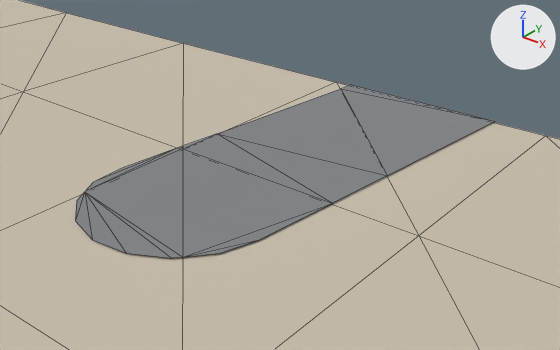
Two versions of the glTF model godot/shahar/bolak_15_-4.glb, one commit apart.
Camera for both pictures: a 50 mm lens placed at (238.8, -56.9, 15.4), pointed at (206.1, -16.0, -10.0). The axes (+X, +Y, +Z) are drawn at upper right. The lights are the same throughout. The older version comes first. Mesh edges are drawn as thin lines. Objects named as collision shapes, trigger or cutter boxes, shadow casters or lower levels of detail are left out.

In view in the first picture: 'Yer_Tuproq-col', 'Yol_Asfalt-col'.
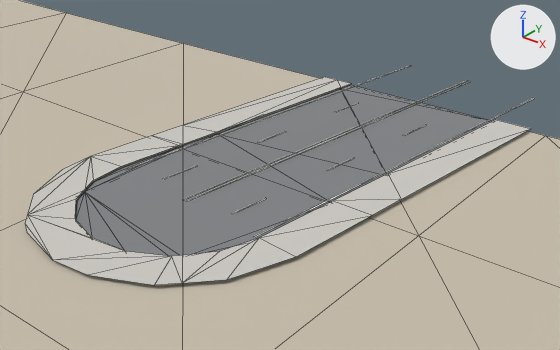
What changed in the scene script:
```text
Add mat_yol_chiziq:
    mat_yol_chiziq = principled_material('Yol_Chiziq')
    mat_yol_chiziq.base_color = (0.92, 0.92, 0.88)  # white #f6f6f1
    mat_yol_chiziq.roughness = 0.7
Add mat_trotuar:
    mat_trotuar = principled_material('Trotuar')
    mat_trotuar.base_color = (0.62, 0.6, 0.56)  # light grey #cecbc5
    mat_trotuar.roughness = 0.9
Add me_yol_chiziq:
    me_yol_chiziq.from_pydata(...)  # 72 vertices, 52 faces; spans x 199.4..216.1, y -26.6..8.4, z -8.2..-8.1
    me_yol_chiziq.materials.append(mat_yol_chiziq)  # white #f6f6f1
Add me_trotuar:
    me_trotuar.from_pydata(...)  # 38 vertices, 36 faces; spans x 196.1..218.8, y -35.8..0.0, z -8.1..-7.9
    me_trotuar.materials.append(mat_trotuar)  # light grey #cecbc5
Add ob_yol_chiziq:
    ob_yol_chiziq = bpy.data.objects.new('Yol_Chiziq', me_yol_chiziq)
    ob_yol_chiziq.location = (0.0, 0.0, 0.0)
Add ob_trotuar:
    ob_trotuar = bpy.data.objects.new('Trotuar', me_trotuar)
    ob_trotuar.location = (0.0, 0.0, 0.0)
```

Location of each change, (x1, y1, x2, y2) in pixels of the pictures (560 x 350 px):
'Trotuar', added: after (25, 77, 531, 285)
'Yol_Chiziq', added: after (125, 66, 534, 237)
